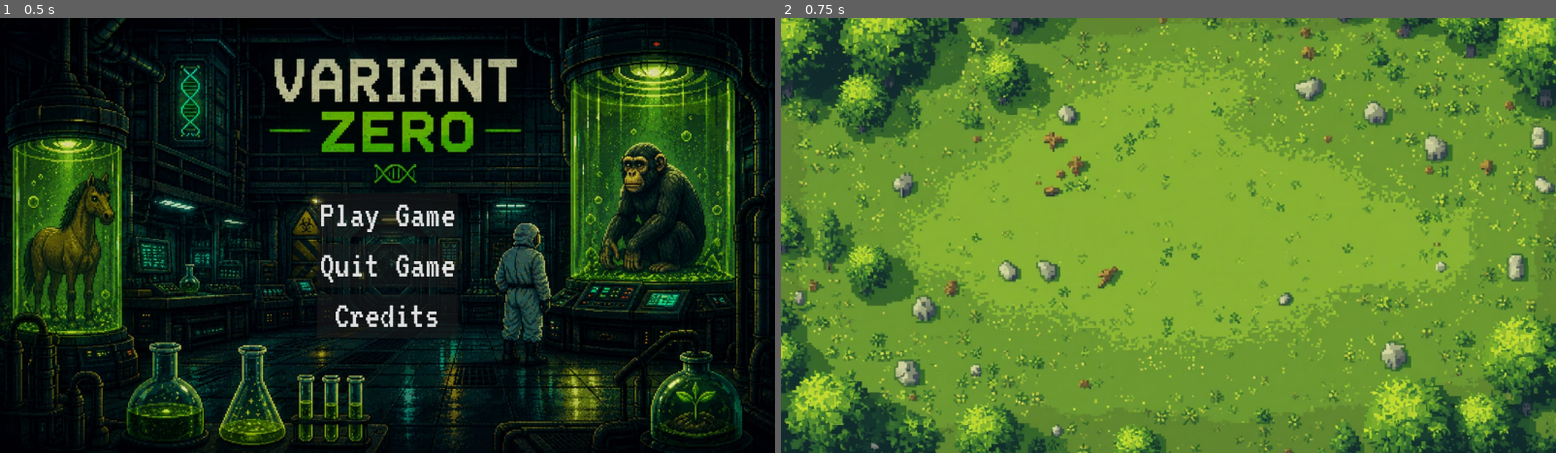
Above: before the commit, frames 1-2 (left to right).
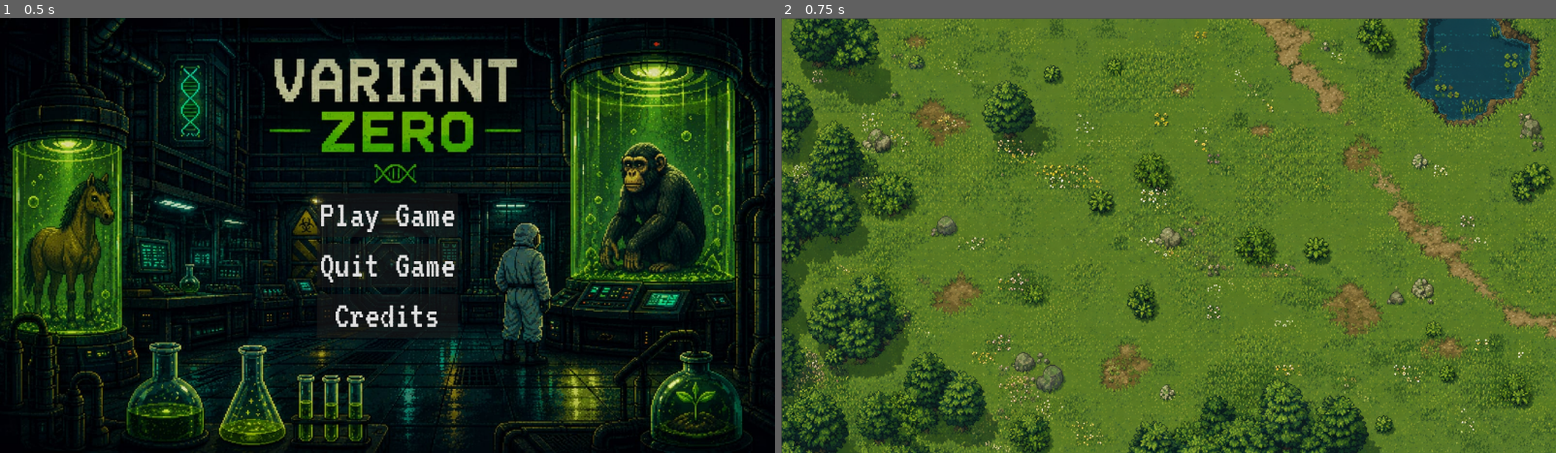
Above: after the commit, the same moments.

Repository: Dhyanesh-spec/gene
Game: Godot game, scene res://menu.tscn
Two runs of this game, one before a commit and one after it. Both use one fixed random seed, a clock stepped at 60 frames per second and the inputs below.
Inputs:
- Up to frame 1 (0.5 s): no input
- Up to frame 2 (0.75 s): click "Play Game" at 0.5 s

Frame 1 is identical in both runs. In frame 2, 86% of the frame differs, in the area x 0-100%, y 0-100%.

Commit message:
Collisions added

Diff:
--- a/main.tscn
+++ b/main.tscn
@@ -1,43 +1,111 @@
 [gd_scene format=3 uid="uid://bfsyveoyf67g8"]
 
-[ext_resource type="Texture2D" uid="uid://cmq3ede6ky6ch" path="res://lucid-origin_Pixel_art_2D_grassland_habitat_bird’s-eye_top-down_view_orthographic_overhead_-0.jpg" id="1_ig7tw"]
+[ext_resource type="Texture2D" uid="uid://dllv3syorrx8g" path="res://ChatGPT Image May 31, 2026, 12_47_55 PM.png" id="1_ig7tw"]
+
+[sub_resource type="CircleShape2D" id="CircleShape2D_ig7tw"]
+radius = 19.026299
+
+[sub_resource type="CircleShape2D" id="CircleShape2D_0xm2m"]
+radius = 15.0
 
 [sub_resource type="CircleShape2D" id="CircleShape2D_h2yge"]
-radius = 29.15476
+radius = 21.954498
+
+[sub_resource type="RectangleShape2D" id="RectangleShape2D_1bvp3"]
+size = Vector2(10, 16)
+
+[sub_resource type="CircleShape2D" id="CircleShape2D_lquwl"]
+radius = 5.0
 
 [sub_resource type="CircleShape2D" id="CircleShape2D_1bvp3"]
-radius = 47.88528
+radius = 36.013885
 
-[sub_resource type="CircleShape2D" id="CircleShape2D_0xm2m"]
-radius = 49.162994
+[sub_resource type="CircleShape2D" id="CircleShape2D_7mycd"]
+radius = 33.06055
 
-[node name="Node" type="Node" unique_id=1224915762]
+[sub_resource type="CircleShape2D" id="CircleShape2D_272bh"]
+radius = 15.0
 
-[node name="Main" type="Node2D" parent="." unique_id=1316835073]
+[node name="Node" type="Node2D" unique_id=1993528689]
 
-[node name="Background" type="CanvasLayer" parent="Main" unique_id=1055326615]
-layer = -1
+[node name="Background" type="Sprite2D" parent="." unique_id=1320537403]
+position = Vector2(576.666, 325)
+scale = Vector2(0.6885957, 0.688)
+texture = ExtResource("1_ig7tw")
 
-[node name="TextureRect" type="TextureRect" parent="Main/Background" unique_id=1701785068]
-anchors_preset = 15
-anchor_right = 1.0
-anchor_bottom = 1.0
-grow_horizontal = 2
-grow_vertical = 2
-texture = ExtResource("1_ig7tw")
-expand_mode = 1
-stretch_mode = 6
+[node name="Map Colliders" type="StaticBody2D" parent="." unique_id=1200638048]
 
-[node name="Rock" type="StaticBody2D" parent="Main" unique_id=2031771213]
+[node name="CollisionPolygon2D" type="CollisionPolygon2D" parent="Map Colliders" unique_id=1906395026]
+polygon = PackedVector2Array(951, 0, 951, 15, 950, 33, 955, 36, 958, 49, 953, 55, 949, 68, 934, 75, 930, 92, 935, 103, 949, 116, 967, 126, 976, 144, 989, 157, 1015, 156, 1014, 153, 1009, 158, 1025, 158, 1038, 153, 1050, 147, 1061, 142, 1067, 133, 1070, 124, 1083, 123, 1096, 120, 1106, 113, 1110, 102, 1115, 92, 1121, 83, 1127, 81, 1132, 69, 1130, 58, 1131, 44, 1130, 31, 1122, 25, 1115, 19, 1103, 14, 1093, 7, 1092, -1)
 
-[node name="CollisionShape2D" type="CollisionShape2D" parent="Main/Rock" unique_id=1940183768]
-position = Vector2(879, 140)
+[node name="CollisionShape2D" type="CollisionShape2D" parent="Map Colliders" unique_id=1044388818]
+position = Vector2(579, 326)
+shape = SubResource("CircleShape2D_ig7tw")
+
+[node name="CollisionShape2D2" type="CollisionPolygon2D" parent="Map Colliders" unique_id=215291840]
+position = Vector2(112.380775, 446.17825)
+scale = Vector2(1.0048077, 1.0072464)
+polygon = PackedVector2Array(-11, -30, 1, -59, 16, -66, 38, -59, 55, -37, 59, -24, 71, -17, 82, -4, 77, 10, 64, 22, 45, 47, 22, 62, -11, 59, -17, 67, -27, 72, -40, 70, -49, 61, -47, 50, -41, 43, -49, 39, -62, 34, -73, 19, -74, 4, -69, -6, -63, -22, -48, -42, -35, -45, -14, -31)
+
+[node name="CollisionPolygon2D2" type="CollisionPolygon2D" parent="Map Colliders" unique_id=791576048]
+position = Vector2(-1, 3)
+polygon = PackedVector2Array(3, 364, 22, 359, 33, 337, 52, 323, 70, 321, 75, 328, 83, 333, 90, 330, 91, 323, 97, 321, 104, 321, 111, 313, 114, 307, 114, 303, 119, 301, 123, 293, 119, 288, 118, 281, 107, 263, 103, 262, 101, 253, 97, 249, 110, 236, 121, 221, 127, 206, 120, 189, 110, 171, 97, 160, 80, 148, 69, 155, 65, 164, 55, 177, 47, 195, 39, 209, 37, 222, 39, 232, 30, 241, 24, 241, 12, 230, 3, 225)
+
+[node name="CollisionShape2D3" type="CollisionShape2D" parent="Map Colliders" unique_id=1920009082]
+position = Vector2(248, 308)
+shape = SubResource("CircleShape2D_0xm2m")
+
+[node name="CollisionShape2D4" type="CollisionShape2D" parent="Map Colliders" unique_id=1559009338]
+position = Vector2(143, 183)
 shape = SubResource("CircleShape2D_h2yge")
 
-[node name="CollisionShape2D2" type="CollisionShape2D" parent="Main/Rock" unique_id=194866221]
-position = Vector2(370, 368)
+[node name="CollisionShape2D5" type="CollisionPolygon2D" parent="Map Colliders" unique_id=937532678]
+position = Vector2(401, 539)
+polygon = PackedVector2Array(-12, -6, -8, -17, -1, -22, 7, -22, 14, -16, 19, -8, 19, -1, 18, 5, 14, 11, 11, 15, 4, 16, 1, 20, -3, 17, -8, 18, -13, 13, -17, 13, -20, 5, -18, -3, -13, -5)
+
+[node name="CollisionPolygon2D3" type="CollisionPolygon2D" parent="Map Colliders" unique_id=1939048992]
+polygon = PackedVector2Array(350, 508, 351, 503, 357, 498, 363, 499, 368, 500, 371, 504, 376, 509, 379, 516, 375, 523, 367, 528, 356, 527, 350, 524, 348, 518, 348, 512)
+
+[node name="CollisionShape2D6" type="CollisionShape2D" parent="Map Colliders" unique_id=1292280798]
+position = Vector2(386, 507)
+shape = SubResource("RectangleShape2D_1bvp3")
+
+[node name="CollisionShape2D7" type="CollisionShape2D" parent="Map Colliders" unique_id=2075625331]
+position = Vector2(396, 512)
+shape = SubResource("CircleShape2D_lquwl")
+
+[node name="CollisionPolygon2D4" type="CollisionPolygon2D" parent="Map Colliders" unique_id=1643100199]
+position = Vector2(1, 0)
+polygon = PackedVector2Array(517, 646, 523, 624, 534, 608, 544, 602, 558, 601, 572, 608, 580, 619, 589, 612, 596, 607, 606, 603, 618, 601, 624, 595, 627, 584, 632, 574, 645, 564, 658, 565, 662, 572, 670, 580, 676, 589, 685, 595, 698, 593, 709, 592, 712, 576, 715, 565, 719, 555, 724, 544, 735, 536, 750, 541, 761, 544, 772, 553, 777, 567, 787, 572, 798, 582, 808, 571, 816, 565, 824, 566, 837, 564, 848, 570, 858, 584, 868, 595, 871, 608, 876, 625, 871, 635, 865, 645, 860, 647, 824, 648, 758, 650)
+
+[node name="CollisionPolygon2D5" type="CollisionPolygon2D" parent="Map Colliders" unique_id=1107654150]
+polygon = PackedVector2Array(304, 136, 303, 129, 307, 126, 308, 121, 315, 115, 317, 110, 314, 109, 317, 104, 321, 99, 326, 96, 334, 95, 341, 92, 347, 95, 351, 98, 354, 103, 357, 100, 359, 103, 366, 108, 366, 115, 367, 118, 373, 123, 375, 125, 375, 131, 380, 135, 381, 142, 377, 148, 378, 152, 374, 157, 372, 160, 366, 168, 360, 170, 353, 172, 351, 177, 344, 179, 333, 180, 333, 170, 326, 170, 318, 170, 313, 166, 308, 161, 305, 152, 303, 148, 300, 143)
+
+[node name="CollisionPolygon2D6" type="CollisionPolygon2D" parent="Map Colliders" unique_id=78260526]
+position = Vector2(-1.5884323, -1.9073486e-06)
+scale = Vector2(1.0083956, 0.99999994)
+polygon = PackedVector2Array(22, -1, 21, 12, 22, 19, 15, 21, 17, 23, 17, 26, 16, 30, 18, 34, 19, 34, 19, 38, 25, 42, 22, 47, 23, 50, 29, 51, 27, 53, 29, 56, 30, 58, 34, 59, 37, 60, 40, 62, 43, 64, 48, 64, 51, 66, 49, 68, 48, 72, 52, 71, 55, 72, 56, 74, 58, 76, 60, 74, 64, 73, 67, 72, 68, 68, 74, 71, 78, 76, 86, 78, 91, 77, 98, 75, 103, 77, 104, 72, 106, 69, 108, 73, 111, 70, 114, 72, 117, 68, 119, 70, 123, 70, 127, 71, 128, 65, 134, 68, 140, 67, 141, 61, 146, 60, 146, 55, 148, 51, 146, 47, 144, 41, 147, 35, 149, 31, 145, 28, 146, 23, 143, 22, 143, 16, 140, 11, 134, 10, 134, 6, 131, 1)
+
+[node name="CollisionShape2D8" type="CollisionShape2D" parent="Map Colliders" unique_id=115227273]
+position = Vector2(163, 264)
 shape = SubResource("CircleShape2D_1bvp3")
 
-[node name="CollisionShape2D3" type="CollisionShape2D" parent="Main/Rock" unique_id=1249369964]
-position = Vector2(336, 91)
-shape = SubResource("CircleShape2D_0xm2m")
+[node name="CollisionPolygon2D7" type="CollisionPolygon2D" parent="Map Colliders" unique_id=660588671]
+polygon = PackedVector2Array(1, 200, 6, 196, 8, 198, 11, 195, 15, 196, 19, 197, 19, 193, 22, 192, 25, 189, 26, 186, 28, 184, 29, 180, 29, 175, 25, 174, 28, 169, 30, 170, 32, 171, 33, 168, 41, 162, 45, 155, 46, 148, 49, 144, 48, 141, 48, 135, 44, 130, 41, 127, 44, 125, 42, 121, 38, 119, 36, 117, 37, 115, 35, 109, 28, 107, 28, 102, 25, 99, 23, 101, 20, 101, 18, 97, 15, 96, 13, 99, 10, 94, 6, 98, 1, 97)
+
+[node name="CollisionPolygon2D8" type="CollisionPolygon2D" parent="Map Colliders" unique_id=73168757]
+polygon = PackedVector2Array(1, 562, 21, 563, 27, 569, 51, 554, 64, 558, 76, 566, 83, 574, 79, 577, 86, 582, 88, 580, 91, 584, 91, 588, 94, 591, 93, 596, 98, 601, 99, 605, 101, 615, 101, 620, 97, 625, 99, 633, 92, 633, 93, 639, 90, 642, 81, 648, 1, 650)
+
+[node name="CollisionPolygon2D9" type="CollisionPolygon2D" parent="Map Colliders" unique_id=2106493630]
+polygon = PackedVector2Array(1, 457, 8, 461, 12, 464, 10, 469, 15, 469, 20, 472, 17, 475, 19, 478, 27, 480, 26, 485, 30, 490, 30, 497, 34, 497, 34, 505, 36, 512, 35, 520, 32, 524, 29, 530, 25, 539, 19, 550, 14, 556, 0, 562)
+
+[node name="CollisionPolygon2D10" type="CollisionPolygon2D" parent="Map Colliders" unique_id=133204763]
+polygon = PackedVector2Array(168, 621, 155, 628, 154, 633, 146, 639, 140, 635, 139, 628, 135, 626, 132, 629, 126, 625, 120, 621, 115, 614, 109, 604, 112, 596, 114, 587, 119, 578, 122, 566, 127, 562, 133, 553, 136, 557, 147, 553, 156, 559, 164, 562, 176, 560, 185, 554, 181, 542, 184, 540, 184, 534, 187, 528, 189, 523, 193, 514, 199, 506, 206, 499, 210, 498, 222, 497, 230, 499, 236, 507, 240, 510, 245, 516, 248, 521, 254, 525, 261, 526, 268, 527, 274, 524, 277, 531, 279, 533, 283, 533, 286, 536, 289, 536, 291, 542, 290, 544, 297, 547, 300, 554, 302, 559, 304, 568, 307, 582, 302, 586, 301, 591, 300, 595, 298, 597, 296, 599, 292, 602, 287, 606, 279, 608, 280, 612, 277, 615, 261, 615, 260, 606, 248, 606, 239, 596, 235, 587, 230, 580, 231, 591, 233, 603, 229, 611, 219, 614, 220, 617, 211, 618, 202, 620, 210, 629, 220, 638, 224, 647, 153, 649)
+
+[node name="CollisionPolygon2D11" type="CollisionShape2D" parent="Map Colliders" unique_id=678578113]
+position = Vector2(370, 620)
+shape = SubResource("CircleShape2D_7mycd")
+
+[node name="CollisionShape2D9" type="CollisionShape2D" parent="Map Colliders" unique_id=1247219877]
+position = Vector2(1115, 164)
+shape = SubResource("CircleShape2D_272bh")
Binary file added: ChatGPT Image May 31, 2026, 12_47_55 PM.png
Not shown, changed: ChatGPT Image May 31, 2026, 12_47_55 PM.png.import
Binary file removed: lucid-origin_Pixel_art_2D_grassland_habitat_bird’s-eye_top-down_view_orthographic_overhead_-0.jpg
